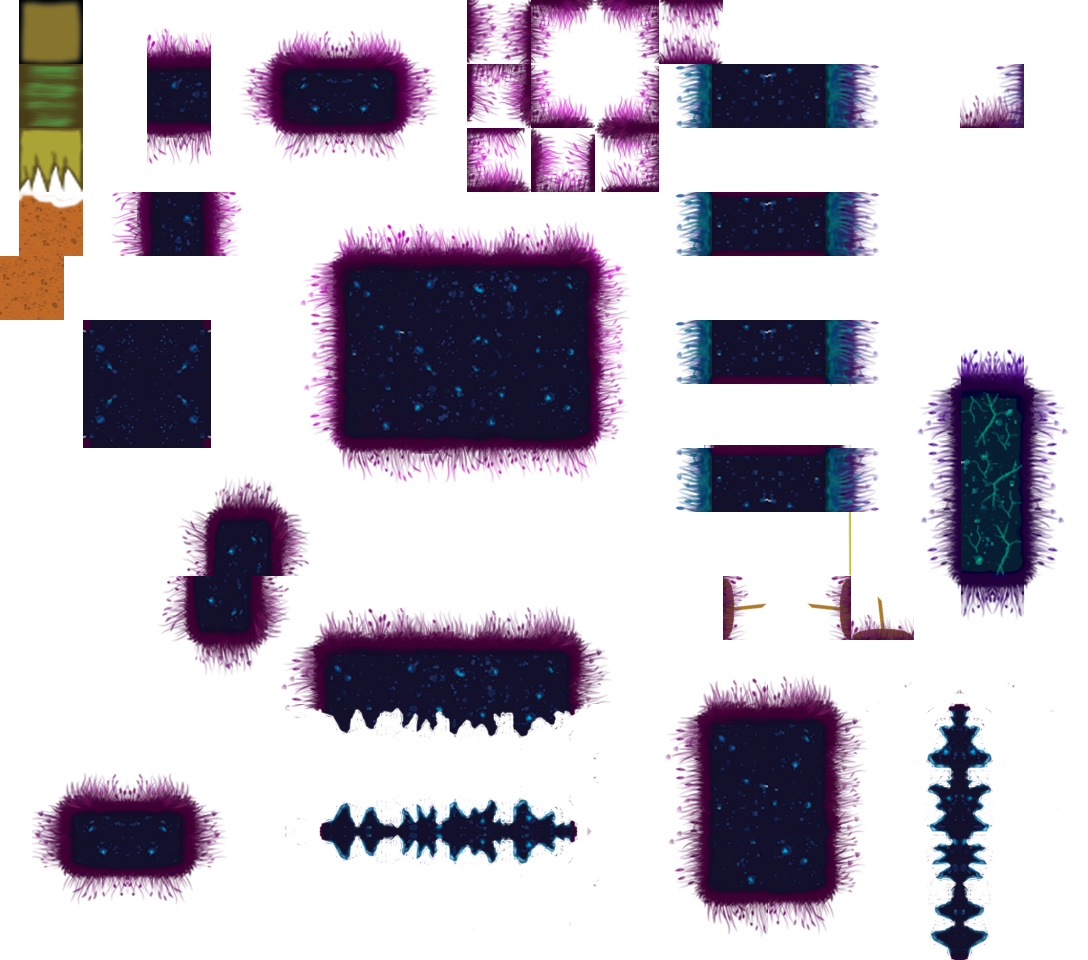
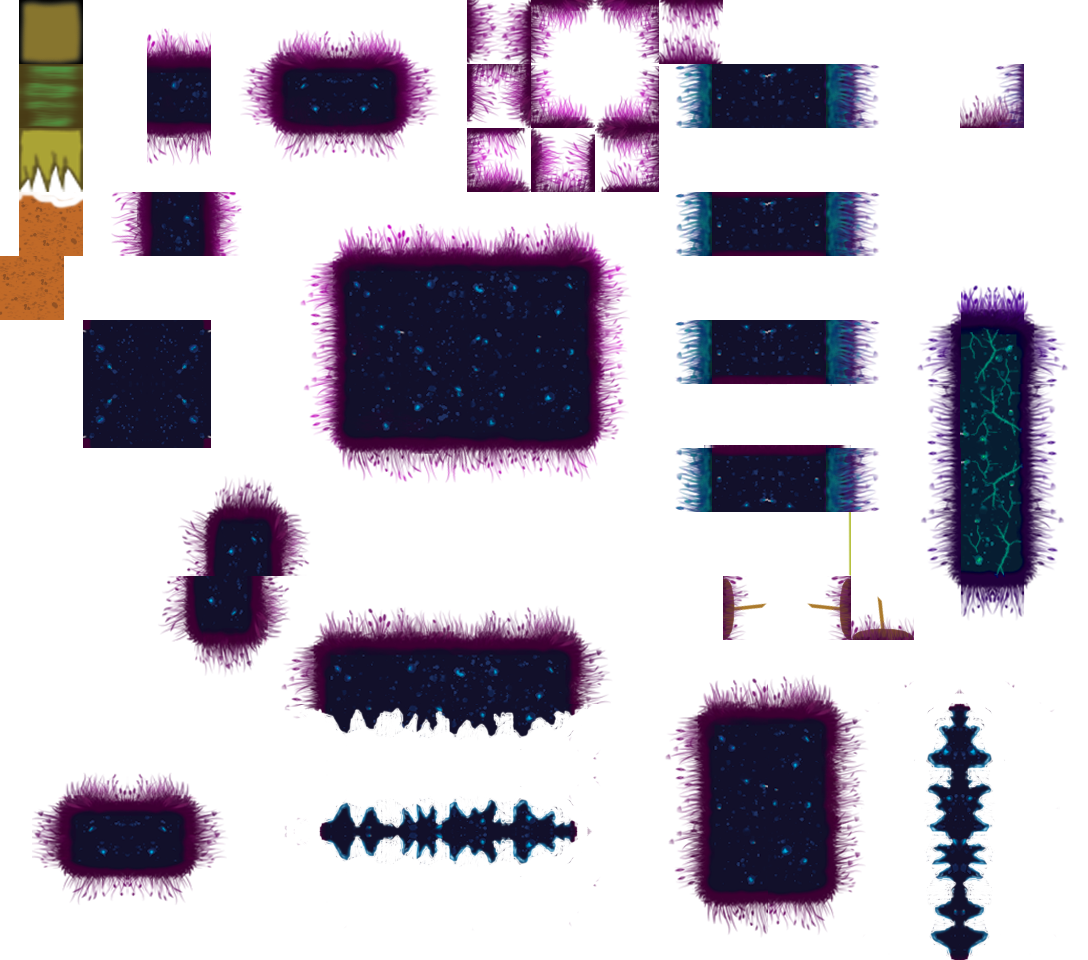
Layers edited between the first and the second 1088x960 image:
renamed "Teinte/Saturation 3" to "Calque 24", painted on it over [left=916, top=285, right=1069, bottom=448]
